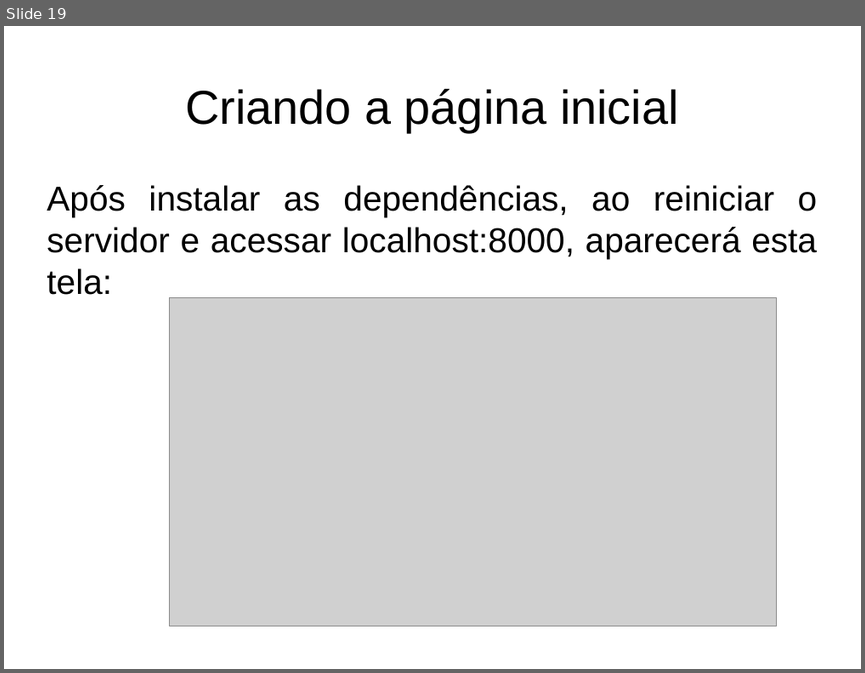
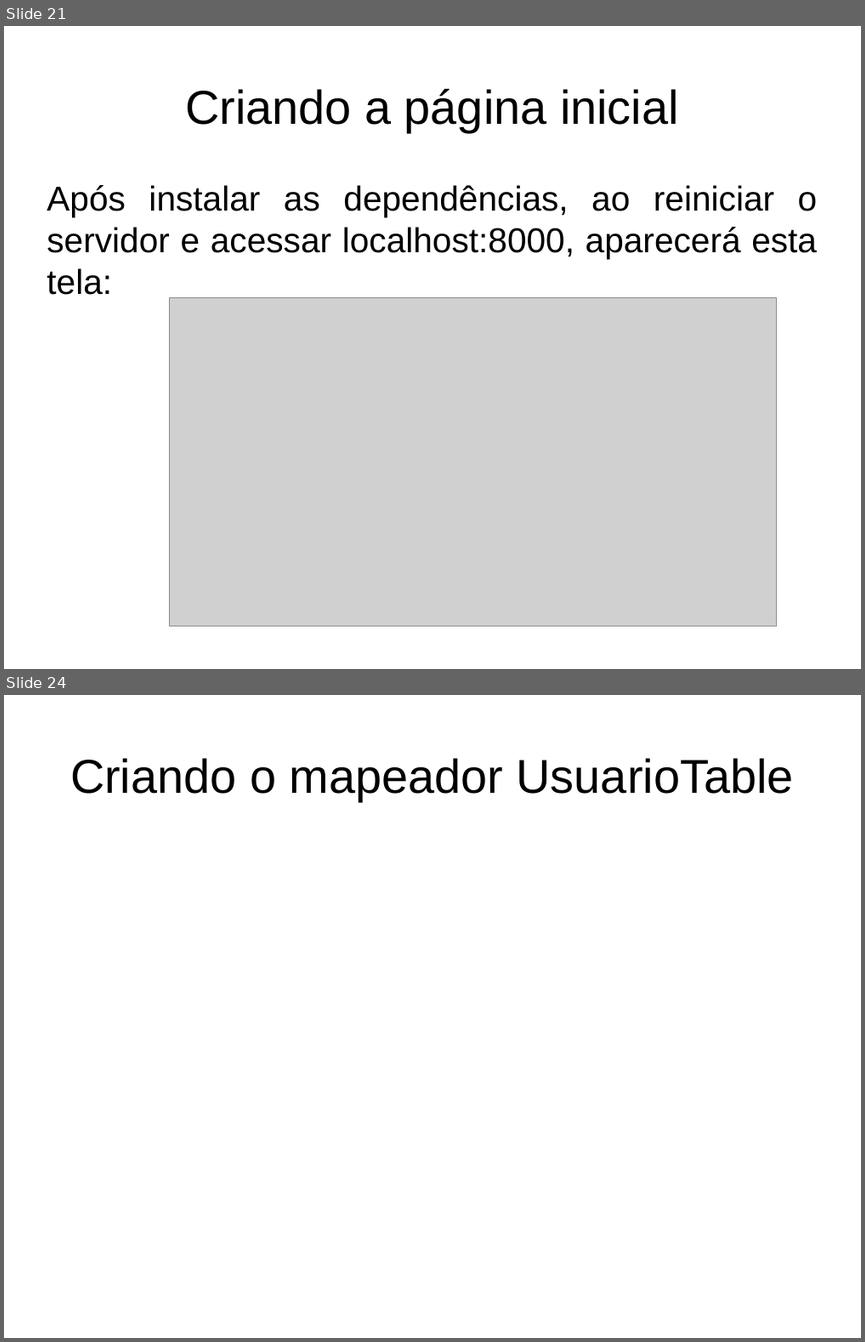
Before and after one commit to fgsl/lojasacme, a slide deck: docs/tutorial.odp. Shown one above the other, each under a label of ours: slide 19 before the commit, slides 21 and 24 after it; the slides between them are not shown. The pictures are 865x673 and 865x1342 pixels, drawn with LibreOffice and Linux fonts; fonts in the diff are those of the drawing; grey boxes stand for pictures. Boxes give left, top, right and bottom in pixels: in the first picture for what was removed or moved away, otherwise in the second. Text is boxed around its words. In the diff, an @@ line names an element or a change of style, - is before the commit and + after.

```diff
--- a/docs/tutorial.odp
+++ b/docs/tutorial.odp
@@ slide 24 added at bbox=[4, 695, 861, 1338], background #FFFFFF @@
@@ title added at bbox=[70, 758, 794, 801], 44 pt, text #000000 @@
+Criando o mapeador UsuarioTable
@@ what was slide 19 is now slide 21 @@
```
Also in this commit, not shown: 12 other slides added, 4 other files.
